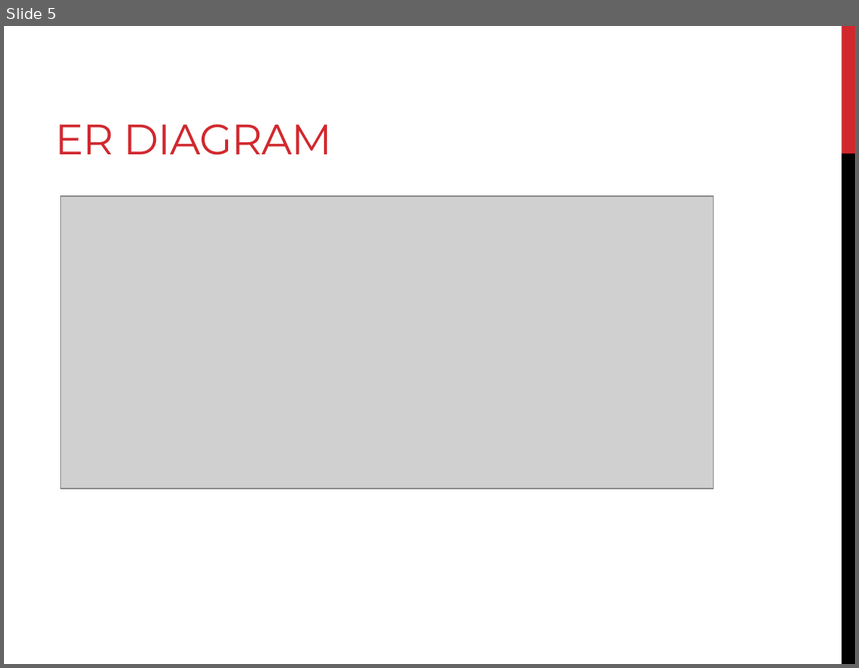
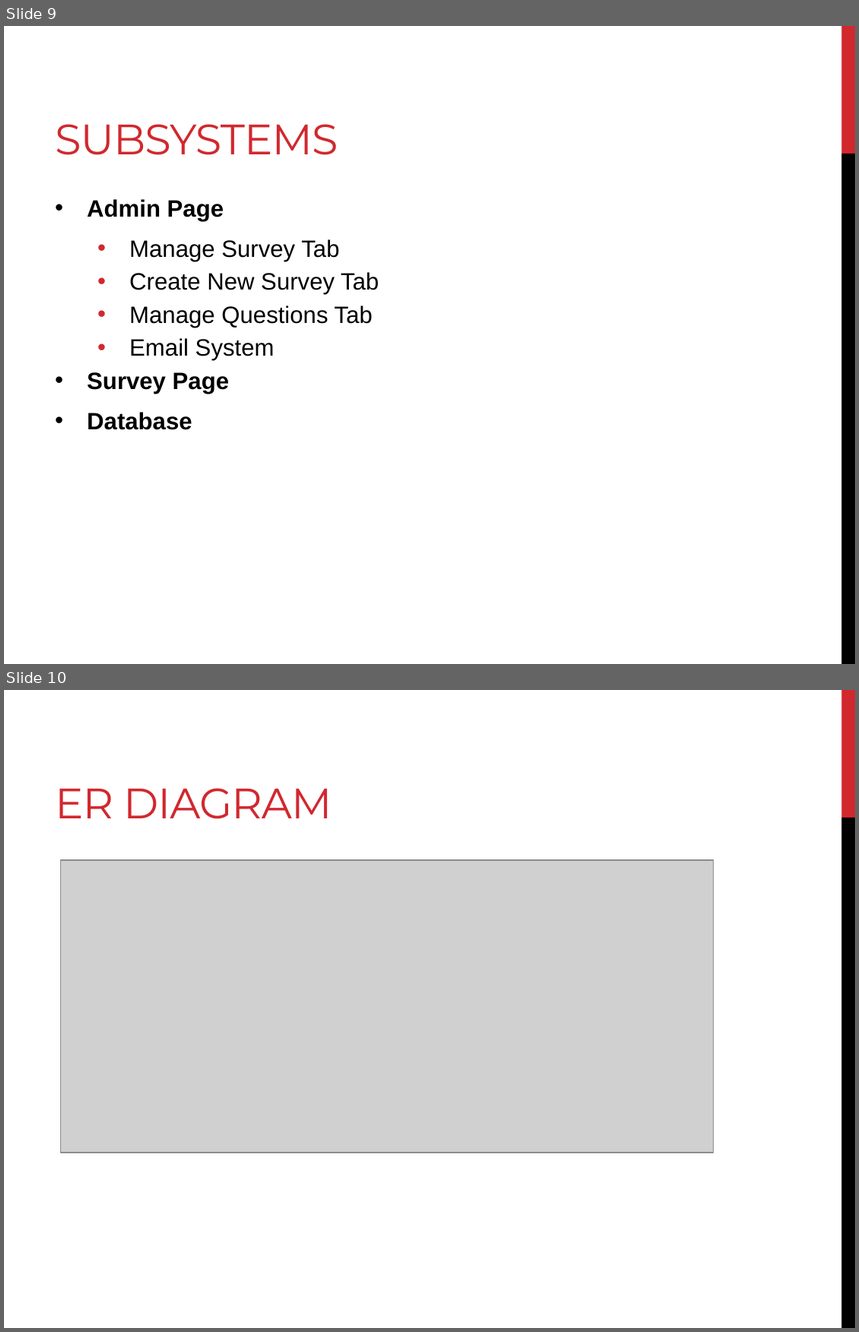
Before and after one commit to AndreasSchwagerl/RR-Survey-System, a slide deck: Survey System - Progress Presentation 3.pptx. Shown one above the other, each under a label of ours: slide 5 before the commit, slides 9 and 10 after it. The pictures are 859x668 and 859x1332 pixels, drawn with LibreOffice and Linux fonts; fonts in the diff are those of the drawing; grey boxes stand for pictures. Boxes give left, top, right and bottom in pixels: in the first picture for what was removed or moved away, otherwise in the second. Text is boxed around its words. In the diff, an @@ line names an element or a change of style, - is before the commit and + after.

```diff
--- a/Survey System - Progress Presentation 3.pptx
+++ b/Survey System - Progress Presentation 3.pptx
@@ slide 9 added at [4,26,855,664], background #FFFFFF; not listed: 2 template elements that a slide beside it also shows @@
@@ title added at [55,124,338,155], 36 pt, text #D1282E @@
+SUBSYSTEMS
@@ text added at [87,199,379,430], 20 pt, text #000000 @@
+• Admin Page
+  • Manage Survey Tab
+  • Create New Survey Tab
+  • Manage Questions Tab
+  • Email System
+• Survey Page
+• Database
@@ what was slide 5 is now slide 10 @@
```
Also in this commit, not shown: 4 other slides added.
